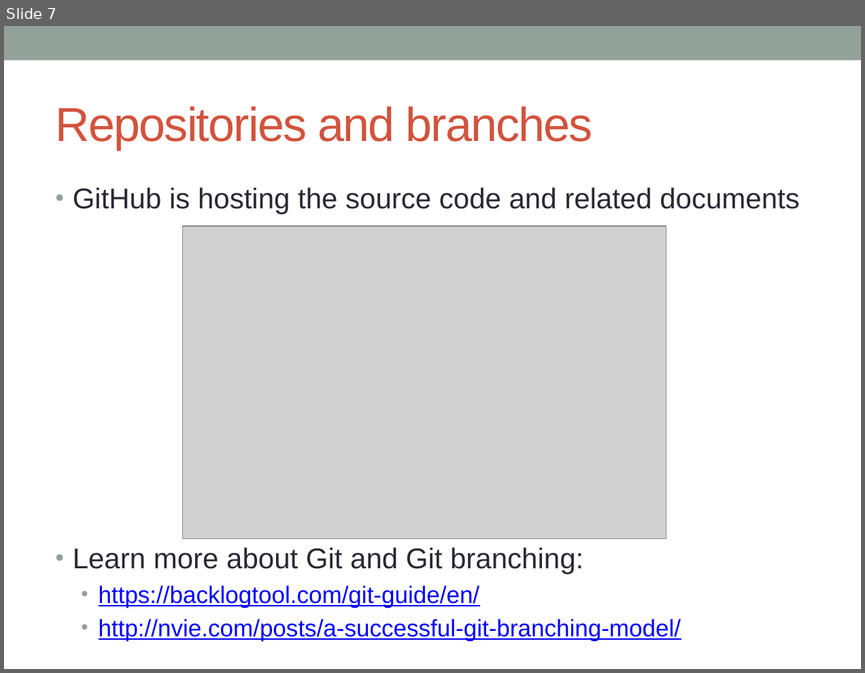
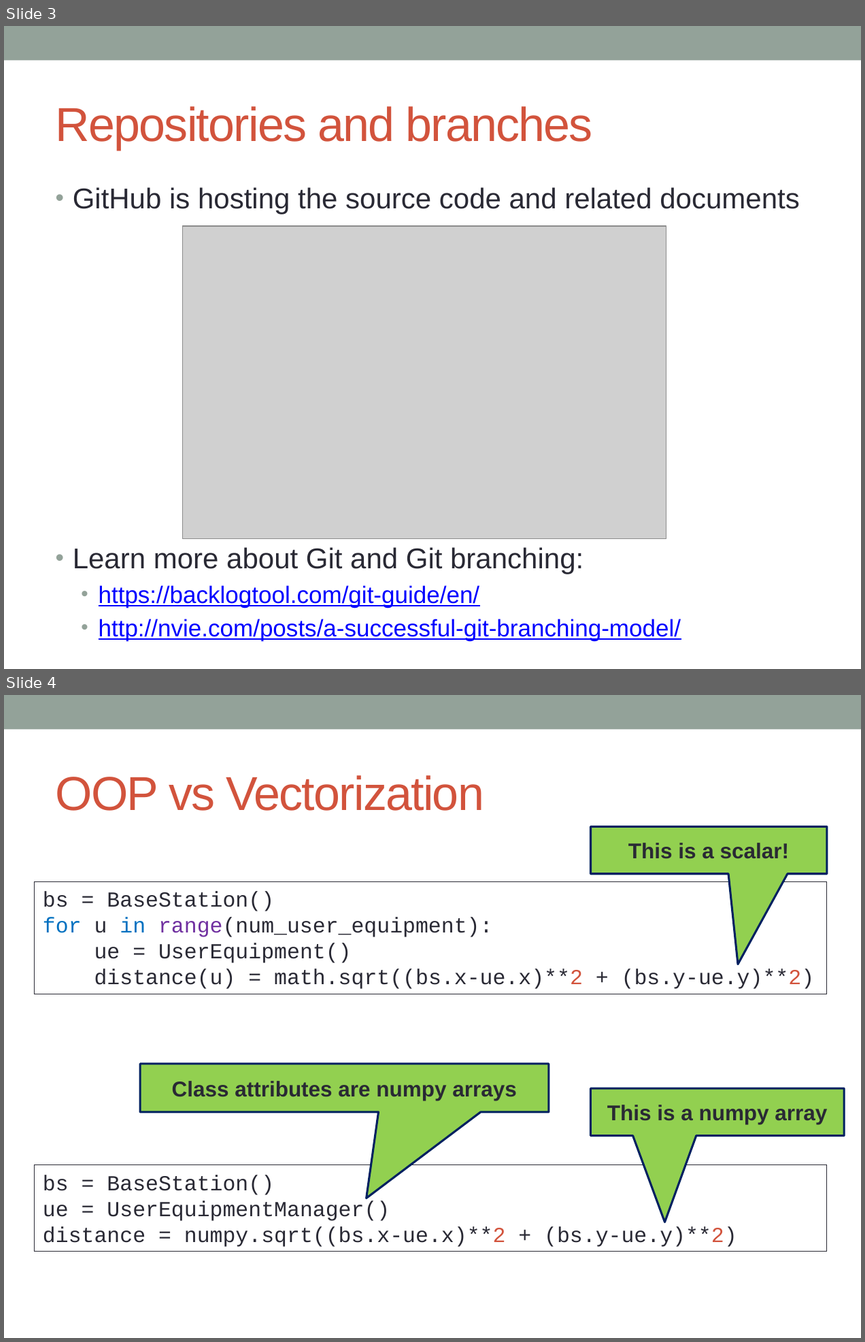
Before and after one commit to SIMULATOR-WG/SHARC, a slide deck: docs/Welcome to SHARC.pptx. Shown one above the other, each under a label of ours: slide 7 before the commit, slides 3 and 4 after it. The pictures are 865x673 and 865x1342 pixels, drawn with LibreOffice and Linux fonts; fonts in the diff are those of the drawing; grey boxes stand for pictures. Boxes give left, top, right and bottom in pixels: in the first picture for what was removed or moved away, otherwise in the second. Text is boxed around its words. In the diff, an @@ line names an element or a change of style, - is before the commit and + after.

```diff
--- a/docs/Welcome to SHARC.pptx
+++ b/docs/Welcome to SHARC.pptx
@@ slide 4 added at <box>4,695,861,1338</box>, background #FFFFFF; not listed: 1 template element that a slide beside it also shows @@
@@ title added at <box>56,775,484,811</box>, 40 pt, text #D2533C @@
+OOP vs Vectorization
@@ speech box added at <box>591,826,827,873</box>, fill #92D050, outline #002060 1.75 pt, 18 pt, text #292934, bold @@
+This is a scalar!
@@ rectangle added at <box>34,882,827,994</box>, outline #292934 0.75 pt, 18 pt, text #292934 @@
+bs = BaseStation()
+for u in range(num_user_equipment):
+ue = UserEquipment()
+distance(u) = math.sqrt((bs.x-ue.x)**2 + (bs.y-ue.y)**2)
@@ speech box added at <box>140,1064,549,1111</box>, fill #92D050, outline #002060 1.75 pt, 18 pt, text #292934, bold @@
+Class attributes are numpy arrays
@@ speech box added at <box>591,1088,844,1136</box>, fill #92D050, outline #002060 1.75 pt, 18 pt, text #292934, bold @@
+This is a numpy array
@@ rectangle added at <box>34,1164,827,1251</box>, outline #292934 0.75 pt, 18 pt, text #292934 @@
+bs = BaseStation()
+ue = UserEquipmentManager()
+distance = numpy.sqrt((bs.x-ue.x)**2 + (bs.y-ue.y)**2)
@@ what was slide 7 is now slide 3 @@
```
Also in this commit, not shown: 3 slides changed, 7 other slides added, 3 slides removed, 2 other files.
